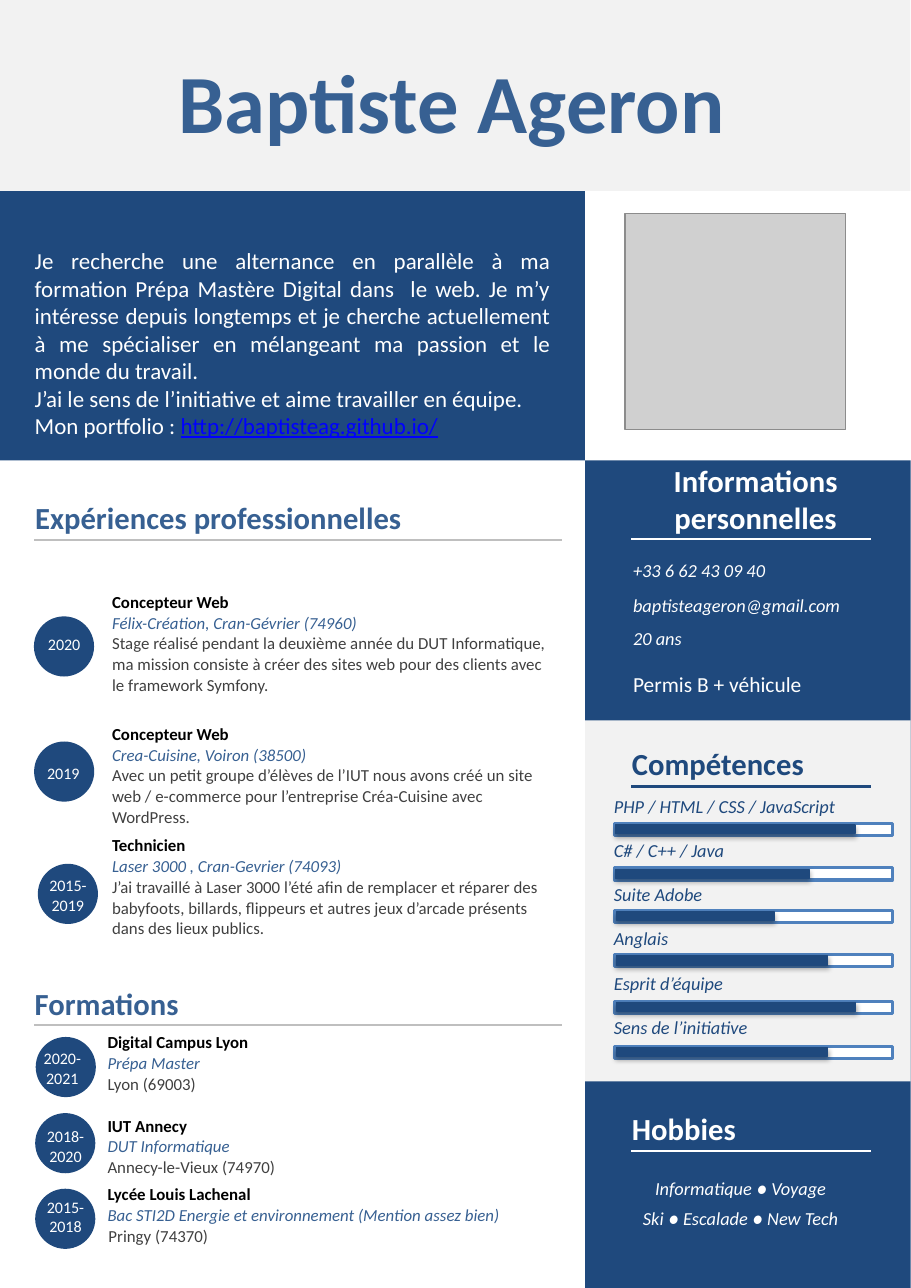
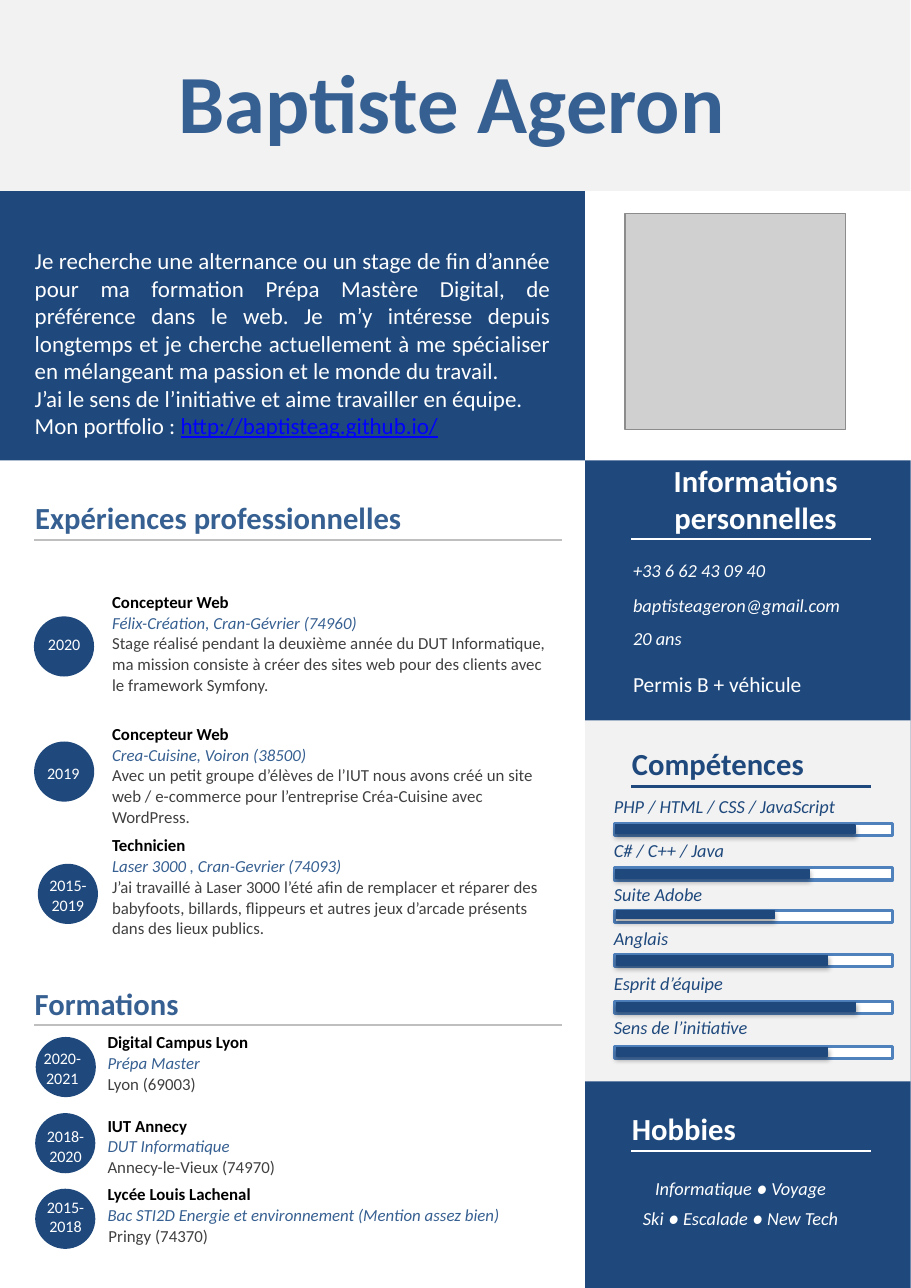
Before and after one commit to garcia-alexandre-pro/BaptisteAg.github.io, a slide deck: slide 1 of cv.pptx. Drawn at 911x1288 pixels with LibreOffice and Linux fonts; fonts in the diff are those of the drawing; grey boxes stand for pictures. Boxes give left, top, right and bottom in pixels: in the first picture for what was removed or moved away, otherwise in the second. Text is boxed around its words. In the diff, an @@ line names an element or a change of style, - is before the commit and + after.

```diff
--- a/cv.pptx
+++ b/cv.pptx
@@ text at (x1=35, y1=253, x2=550, y2=383): text changed @@
-Je recherche une alternance en parallèle à ma formation Prépa Mastère Digital dans le web. Je m’y intéresse depuis longtemps et je cherche actuellement à me spécialiser en mélangeant ma passion et le monde du travail.
+Je recherche une alternance ou un stage de fin d’année pour ma formation Prépa Mastère Digital, de préférence dans le web. Je m’y intéresse depuis longtemps et je cherche actuellement à me spécialiser en mélangeant ma passion et le monde du travail.
```
Also in this commit, not shown: 1 other file.
